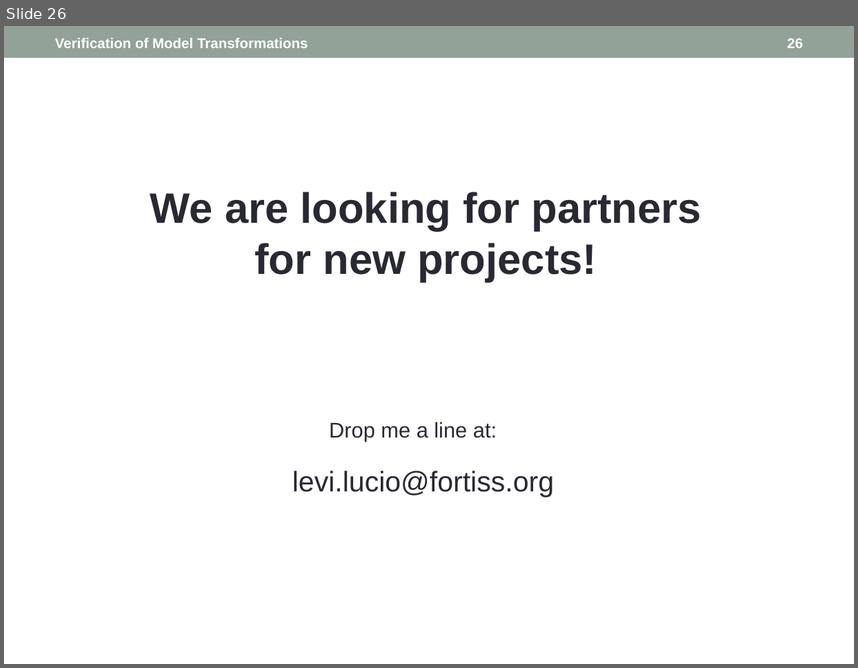
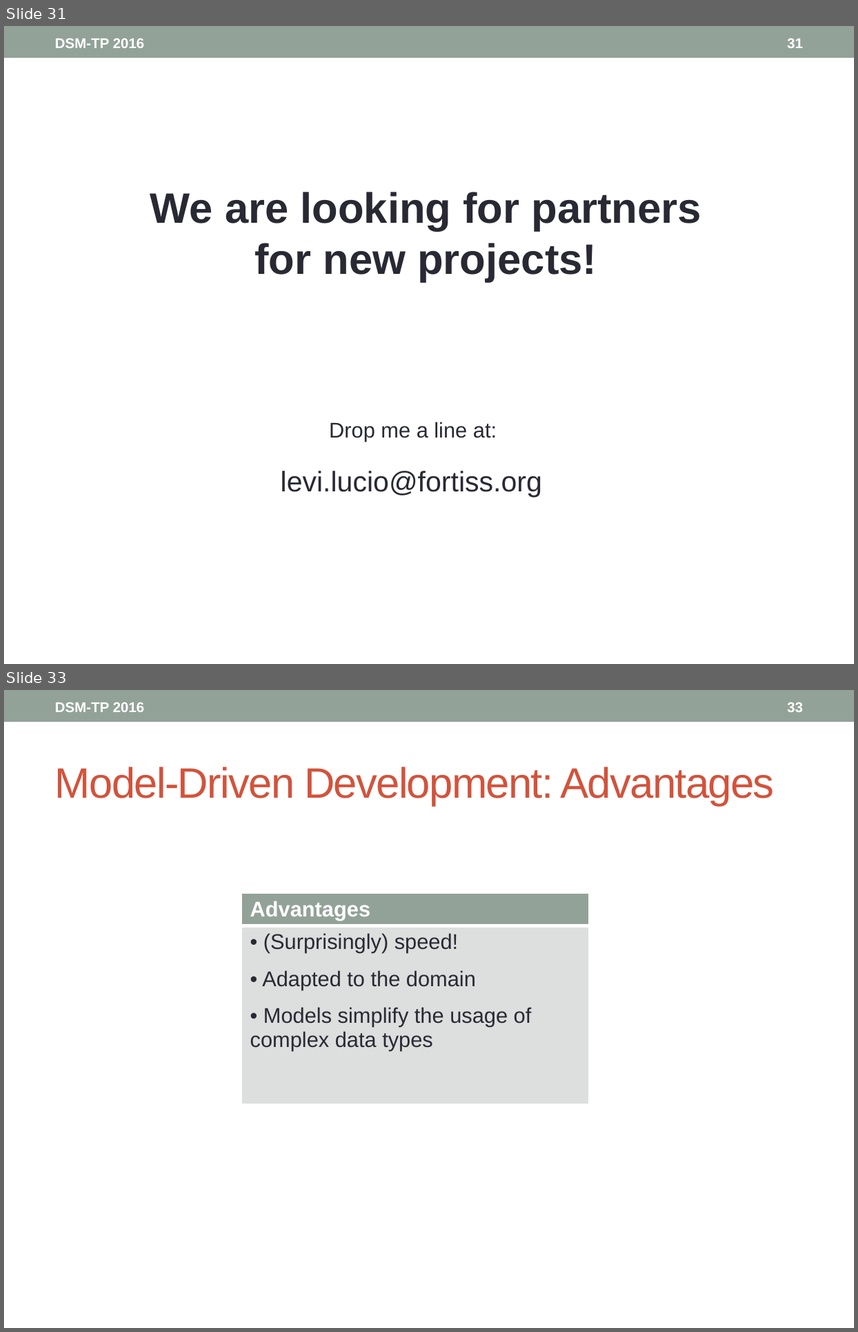
Before and after one commit to levilucio/SyVOLTDocuments, a slide deck: presentations/DSM-TP_2016.pptx. Shown one above the other, each under a label of ours: slide 26 before the commit, slides 31 and 33 after it; the slides between them are not shown. The pictures are 858x668 and 858x1332 pixels, drawn with LibreOffice and Linux fonts; fonts in the diff are those of the drawing. Boxes give left, top, right and bottom in pixels: in the first picture for what was removed or moved away, otherwise in the second. Text is boxed around its words. In the diff, an @@ line names an element or a change of style, - is before the commit and + after.

```diff
--- a/presentations/DSM-TP_2016.pptx
+++ b/presentations/DSM-TP_2016.pptx
@@ slide 33 added at <box>4,690,854,1328</box>, background #FFFFFF; not listed: 3 template elements that a slide beside it also shows @@
@@ page number added at <box>787,702,803,712</box>, 12 pt, text #FFFFFF, bold @@
+33
@@ title added at <box>55,767,775,806</box>, 36 pt, text #D2533C @@
+Model-Driven Development: Advantages
@@ table added at <box>242,893,589,1105</box>, 2 rows, 1 columns @@
+Advantages
+(Surprisingly) speed! / Adapted to the domain / Models simplify the usage of complex data types
@@ what was slide 26 is now slide 31 @@
@@ slide 31 changed as well @@
@@ text at <box>55,38,145,48</box>: text changed @@
-Verification of Model Transformations
+DSM-TP 2016
@@ page number at <box>787,38,803,48</box>: text changed @@
-26
+31
@@ text "levi.lucio@fortiss.org": place and size @@
-text "levi.lucio@fortiss.org" at <box>292,470,554,497</box>
+text "levi.lucio@fortiss.org" at <box>281,470,542,497</box>
```
Also in this commit, not shown: 25 other slides changed, 7 other slides added.
